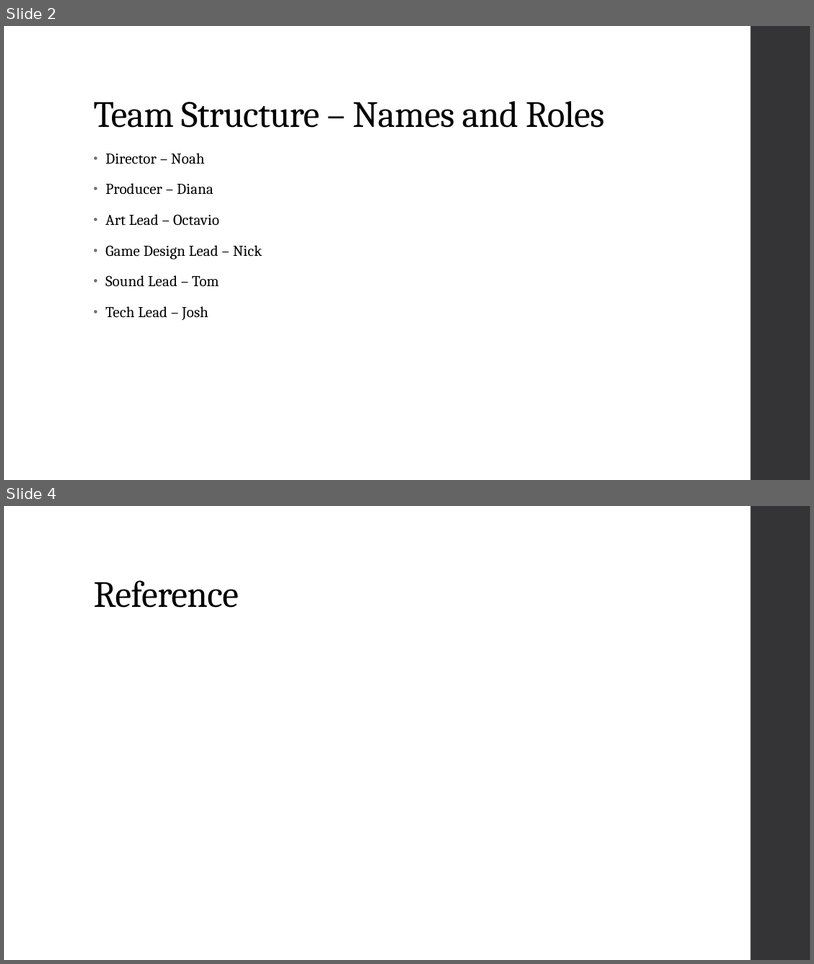
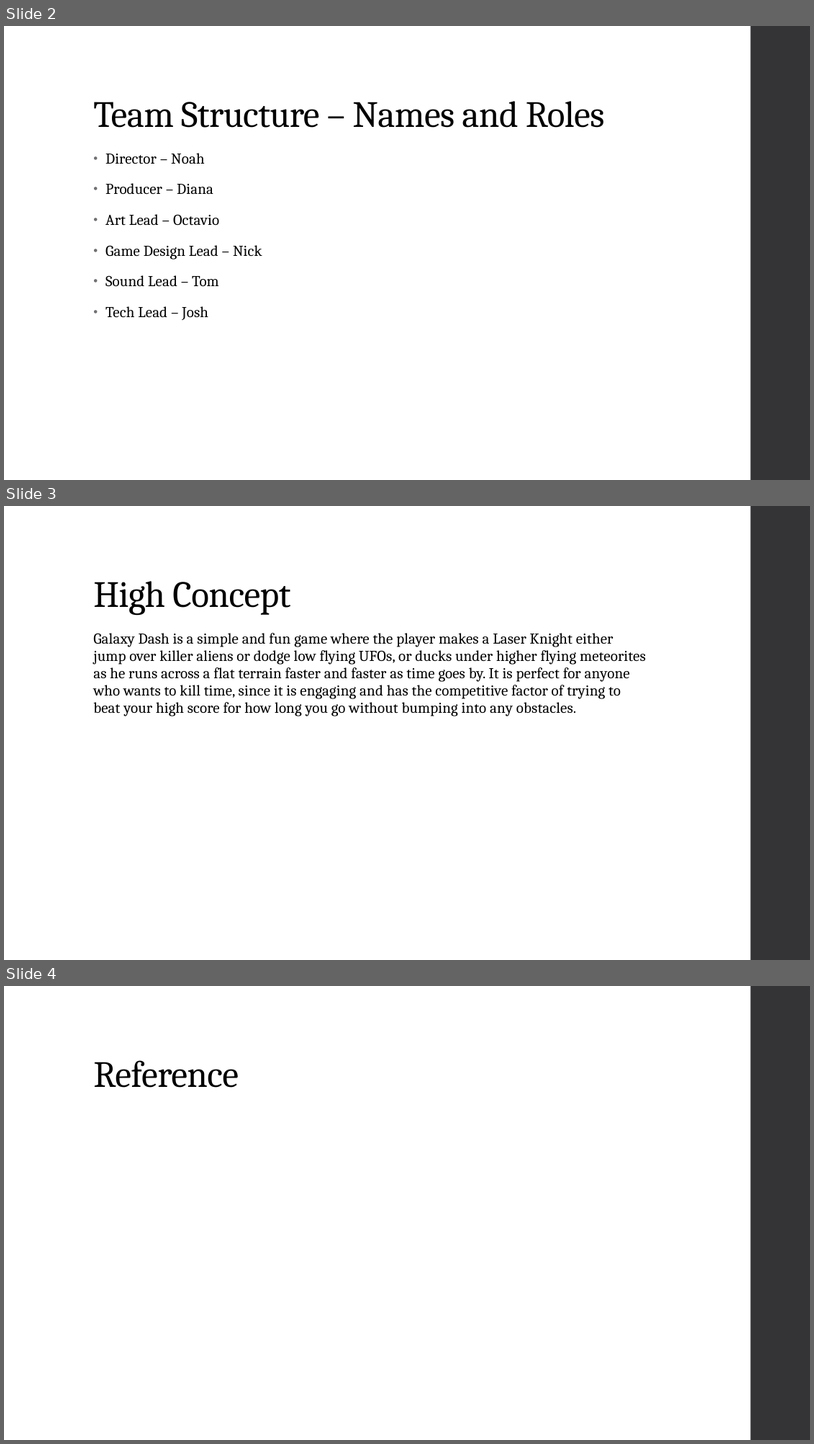
Before and after one commit to Noah-cobb/HoneyDew, a slide deck: Dinometry Dash/Documentation/Pitch Presentation.pptx. Shown one above the other, each under a label of ours: slides 2 and 4 before the commit, slides 2, 3 and 4 after it; the slides between them are not shown. The pictures are 814x964 and 814x1444 pixels, drawn with LibreOffice and Linux fonts; fonts in the diff are those of the drawing. Boxes give left, top, right and bottom in pixels: in the first picture for what was removed or moved away, otherwise in the second. Text is boxed around its words. In the diff, an @@ line names an element or a change of style, - is before the commit and + after.

Commit message:
edited the powerpoint

```diff
--- a/Dinometry Dash/Documentation/Pitch Presentation.pptx
+++ b/Dinometry Dash/Documentation/Pitch Presentation.pptx
@@ slide 3 added at (x1=4, y1=506, x2=810, y2=960), background #FFFFFF; not listed: 1 template element that a slide beside it also shows @@
@@ title added at (x1=93, y1=581, x2=291, y2=615), 44 pt, text #000000 @@
+High Concept
@@ text added at (x1=93, y1=633, x2=646, y2=716), 18 pt, text #000000 @@
+Galaxy Dash is a simple and fun game where the player makes a Laser Knight either jump over killer aliens or dodge low flying UFOs, or ducks under higher flying meteorites as he runs across a flat terrain faster and faster as time goes by. It is perfect for anyone who wants to kill time, since it is engaging and has the competitive factor of trying to beat your high score for how long you go without bumping into any obstacles.
```
Also in this commit, not shown: 1 slide removed.
